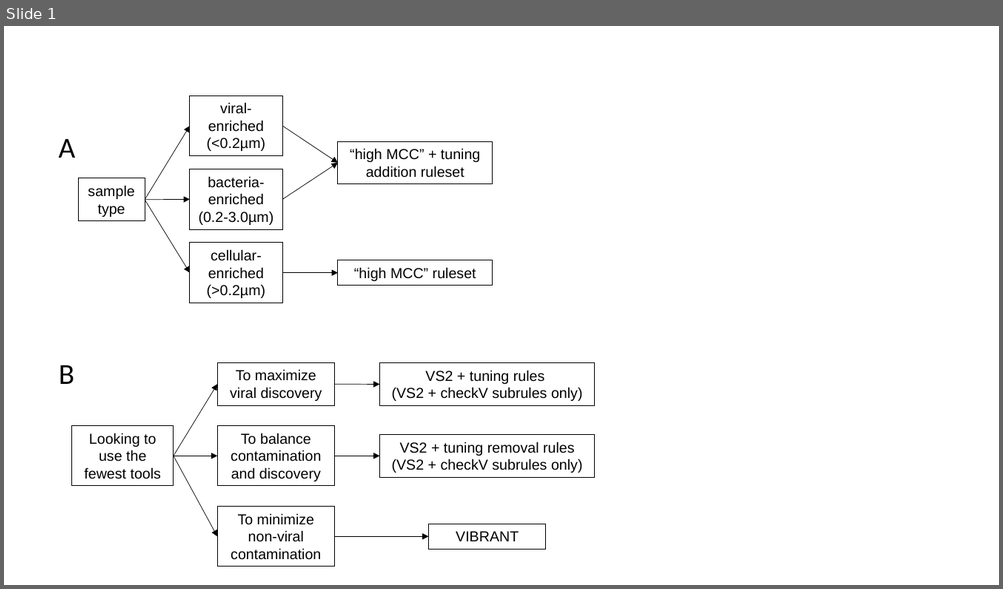
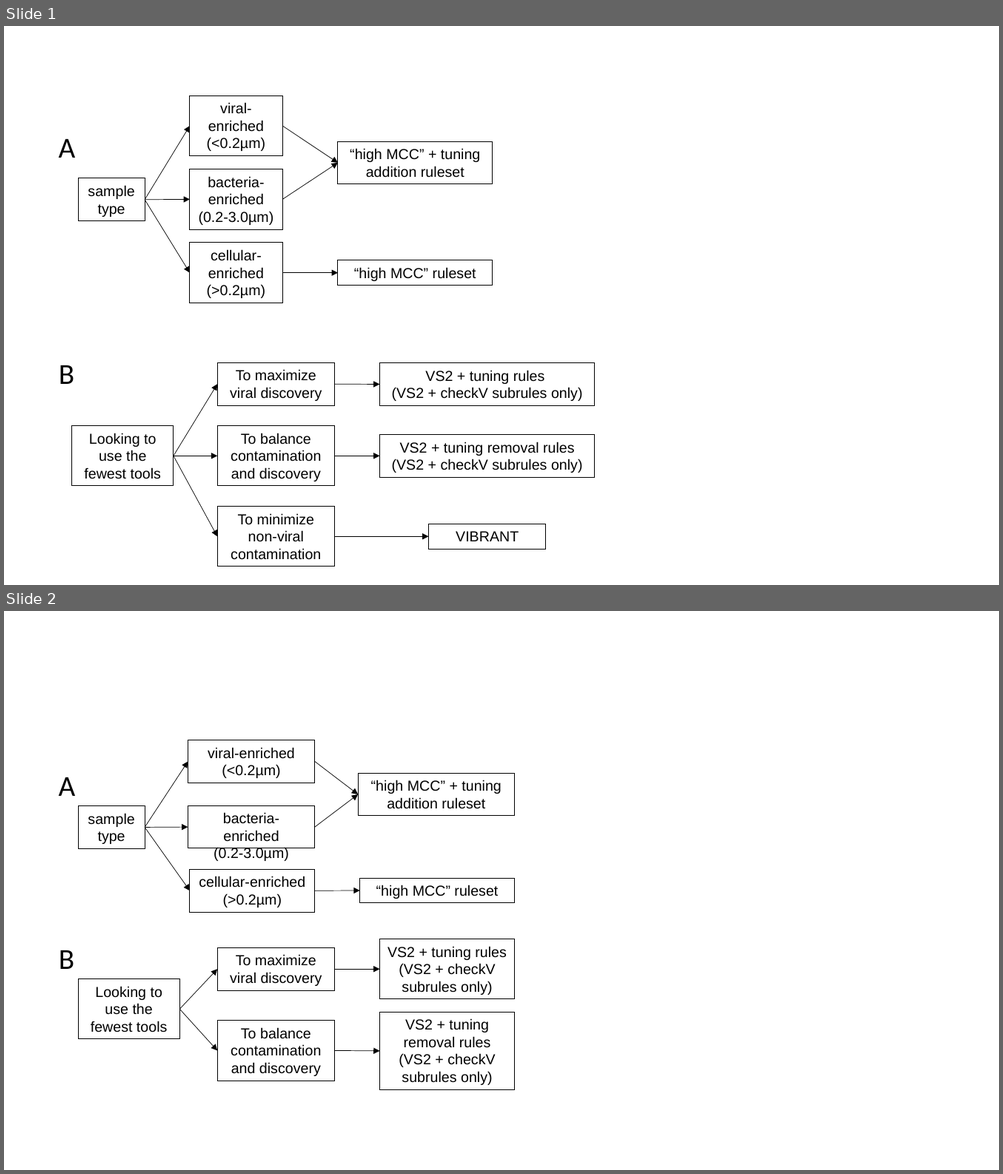
Before and after one commit to DuhaimeLab/VSTE, a slide deck: Manuscript/recomendations_flowchart.pptx. Shown one above the other, each under a label of ours: slide 1 before the commit, slides 1 and 2 after it. The pictures are 1003x589 and 1003x1174 pixels, drawn with LibreOffice and Linux fonts; fonts in the diff are those of the drawing. Boxes give left, top, right and bottom in pixels: in the first picture for what was removed or moved away, otherwise in the second. Text is boxed around its words. In the diff, an @@ line names an element or a change of style, - is before the commit and + after.

```diff
--- a/Manuscript/recomendations_flowchart.pptx
+++ b/Manuscript/recomendations_flowchart.pptx
@@ slide 2 added at (4, 611, 999, 1170), background #FFFFFF @@
@@ rectangle added at (188, 740, 314, 783), outline #000000 0.75 pt, 14 pt, text #000000 @@
+viral-enriched
+(<0.2µm)
@@ arrow added from (145, 827) to (188, 762), #000000 0.5 pt @@
@@ arrow added from (315, 762) to (358, 795), #000000 0.5 pt @@
@@ text added at (59, 777, 76, 796), 28 pt, text #000000 @@
+A
@@ rectangle added at (358, 773, 515, 815), outline #000000 0.75 pt, 14 pt, text #000000 @@
+“high MCC” + tuning addition ruleset
@@ rectangle added at (78, 806, 145, 849), outline #000000 0.75 pt, 14 pt, text #000000 @@
+sample type
@@ rectangle added at (188, 806, 314, 849), outline #000000 0.75 pt, 14 pt, text #000000 @@
+bacteria-enriched
+(0.2-3.0µm)
@@ arrow added from (315, 827) to (358, 795), #000000 0.5 pt @@
@@ arrow added from (145, 827) to (190, 891), #000000 0.5 pt @@
@@ arrow added from (145, 827) to (188, 827), #000000 0.5 pt @@
@@ rectangle added at (190, 870, 315, 912), outline #000000 0.75 pt, 14 pt, text #000000 @@
+cellular-enriched
+(>0.2µm)
@@ arrow added from (315, 891) to (360, 891), #000000 0.5 pt @@
@@ rectangle added at (360, 878, 515, 903), outline #000000 0.75 pt, 14 pt, text #000000 @@
+“high MCC” ruleset
@@ rectangle added at (380, 940, 515, 999), outline #000000 0.75 pt, 14 pt, text #000000 @@
+VS2 + tuning rules
+(VS2 + checkV subrules only)
@@ text added at (59, 951, 74, 969), 28 pt, text #000000 @@
+B
@@ rectangle added at (217, 948, 335, 991), outline #000000 0.75 pt, 14 pt, text #000000 @@
+To maximize viral discovery
@@ rectangle added at (78, 980, 179, 1040), outline #000000 0.75 pt, 14 pt, text #000000 @@
+Looking to use the fewest tools
@@ arrow added from (179, 1009) to (217, 969), #000000 0.5 pt @@
@@ arrow added from (335, 969) to (380, 969), #000000 0.5 pt @@
@@ arrow added from (179, 1009) to (217, 1051), #000000 0.5 pt @@
@@ rectangle added at (217, 1021, 335, 1081), outline #000000 0.75 pt, 14 pt, text #000000 @@
+To balance contamination and discovery
@@ rectangle added at (380, 1012, 515, 1090), outline #000000 0.75 pt, 14 pt, text #000000 @@
+VS2 + tuning removal rules
+(VS2 + checkV subrules only)
@@ arrow added from (335, 1051) to (380, 1051), #000000 0.5 pt @@
```
Also in this commit, not shown: 3 other files.
